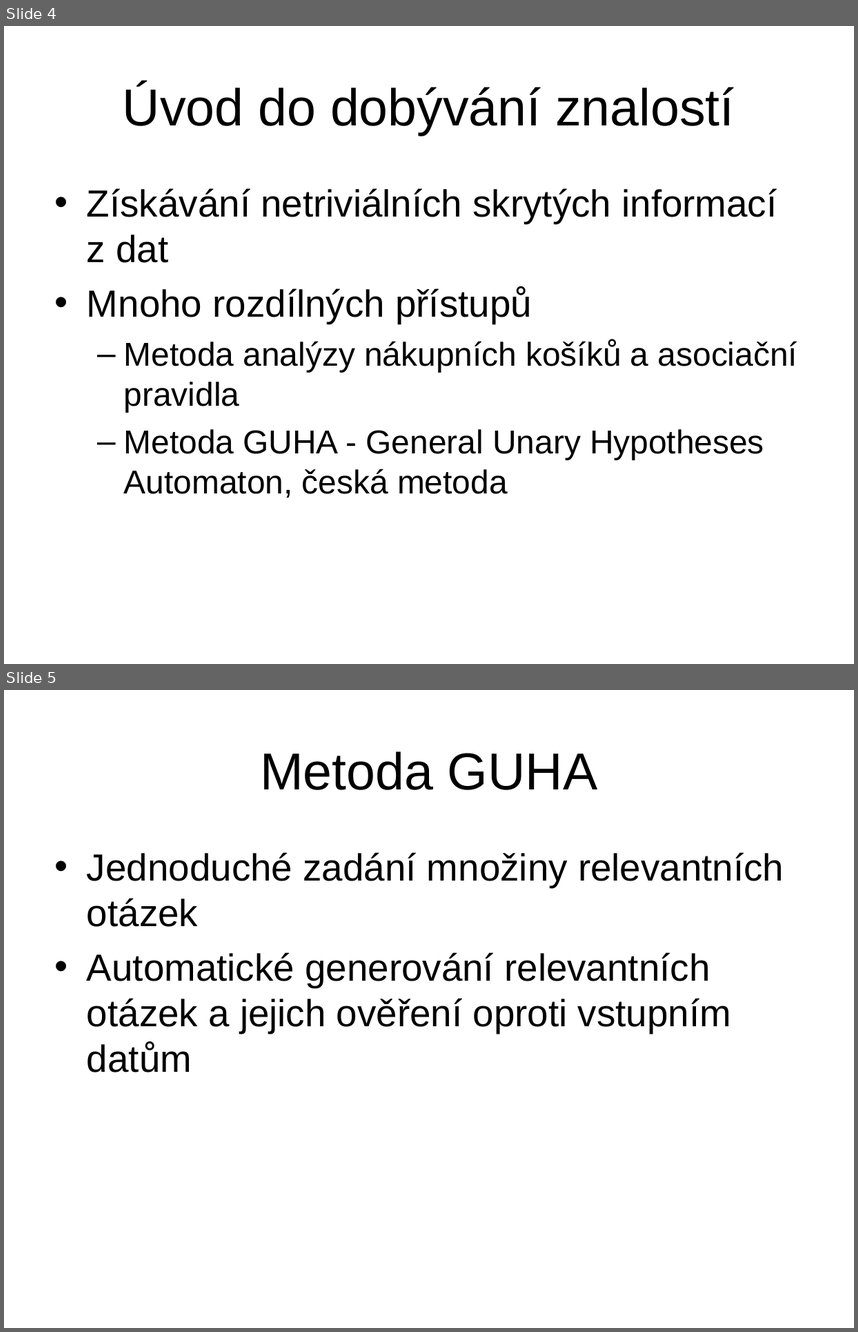
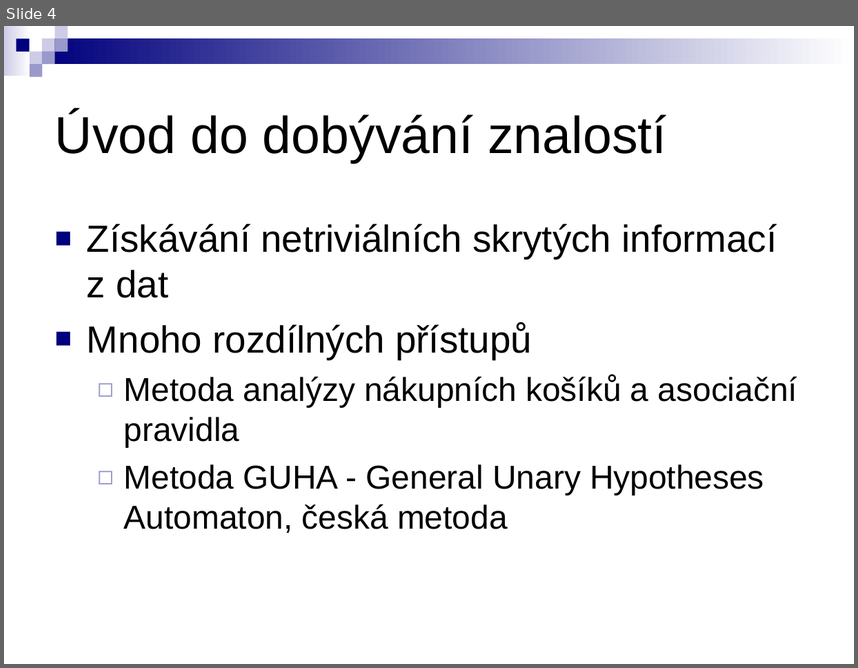
Before and after one commit to michalkovy/ferda, a slide deck: publications/diplomky/kuzmos/Prezentace/Relační GUHA procedury.ppt. Shown one above the other, each under a label of ours: slides 4 and 5 before the commit, slide 4 after it. The pictures are 858x1332 and 858x668 pixels, drawn with LibreOffice and Linux fonts; fonts in the diff are those of the drawing. Boxes give left, top, right and bottom in pixels: in the first picture for what was removed or moved away, otherwise in the second. Text is boxed around its words. In the diff, an @@ line names an element or a change of style, - is before the commit and + after.

```diff
--- a/publications/diplomky/kuzmos/Prezentace/Relační GUHA procedury.ppt
+++ b/publications/diplomky/kuzmos/Prezentace/Relační GUHA procedury.ppt
@@ slide 5 removed at (4,690,854,1328), background #FFFFFF @@
@@ title removed at (260,751,597,790) @@
-Metoda GUHA
@@ text removed at (87,852,784,1072) @@
-• Jednoduché zadání množiny relevantních otázek
-• Automatické generování relevantních otázek a jejich ověření oproti vstupním datům
@@ slide 4 changed as well @@
@@ group added at (4,26,854,77): 9 rectangles @@
@@ title "Úvod do dobývání znalostí": place and size @@
-title "Úvod do dobývání znalostí" at (123,84,734,135)
+title "Úvod do dobývání znalostí" at (55,112,666,163)
@@ title "Úvod do dobývání znalostí" at (55,112,666,163): alignment centre to left @@
@@ text "Získávání netriviálních skrytých informací z ...": place and size @@
-text "Získávání netriviálních skrytých informací z ..." at (87,188,797,497)
+text "Získávání netriviálních skrytých informací z ..." at (87,223,797,532)
@@ text "Získávání netriviálních skrytých informací z ..." at (87,223,797,532): bullet • to ■; bullet colour #000000 to #00007D; bullet – to ◻; bullet colour #000000 to #9999CC @@
```
Also in this commit, not shown: 15 other slides changed, 1 slide added, 14 other files.
